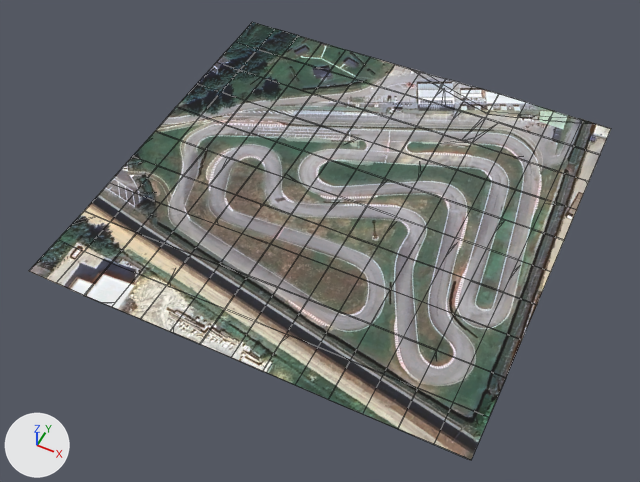
A saved change to the Blender file CabanasRaras/CabanasRaras.blend.
Both versions are drawn from a 50 mm camera at (437.0, -954.0, 917.0) aimed at (51.0, -182.0, -48.0). Lighting does not change. The marker at lower left points along +X, +Y and +Z. Mesh edges are drawn as thin lines.

Script lines for the objects in view, before the commit:
```python
ob_buildingmesh_00023 = bpy.data.objects.new('BuildingMesh-00023', me_buildingmesh_00023)
ob_buildingmesh_00023.location = (-10.0, 58.0, -57.0)
ob_buildingmesh_00023.rotation_euler = (0.0, -1.571, -1.571)  # degrees (0, -90, -90)
ob_buildingmesh_00023.scale = (0.5, 0.5, 0.5)
```
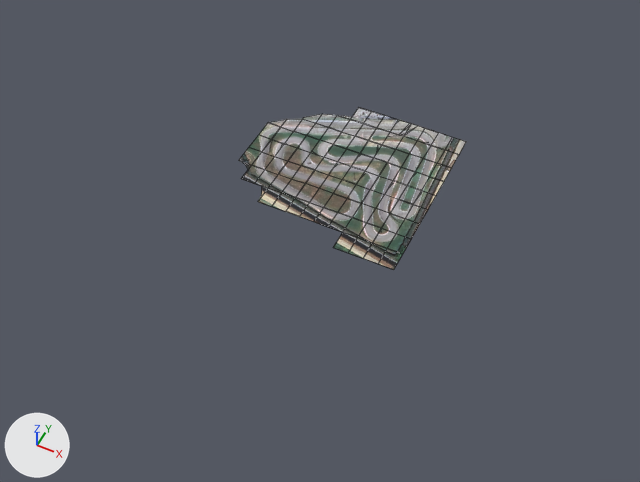
The change, as a list of edits to the scene's bpy script:
```text
Change me_buildingmesh_00023:
    used by ob_buildingmesh_00023; location = (-10.0, 58.0, -57.0); rotation_euler = (0.0, -1.571, -1.571), in degrees (0, -90, -90); scale = (0.5, 0.5, 0.5)
    remove me_buildingmesh_00023.from_pydata(...)  # 2837 vertices, 3909 faces; spans x 80.0..133.0, y -510.0..765.0, z -989.0..255.0
    add me_buildingmesh_00023.from_pydata(...)  # 1843 vertices, 2403 faces, 28 loose edges; spans x 84.0..126.0, y -418.0..765.0, z -989.0..128.0
    me_buildingmesh_00023 part 1: 23 loose pieces with 518 vertices, spanning x 80.0..133.0, y -510.0..713.0, z -989.0..252.0, are deleted
    me_buildingmesh_00023 part 2: 476 vertices removed from x 82.0..128.0, y -510.0..765.0, z -989.0..255.0
    remove me_buildingmesh_00023.materials.append(mat_buildingmat_00028)  # picture img_cabanasraras_00028_texture_png
    remove me_buildingmesh_00023.materials.append(mat_buildingmat_00029)  # picture img_cabanasraras_00029_texture_png
    remove me_buildingmesh_00023.materials.append(mat_buildingmat_00095)  # picture img_cabanasraras_00095_texture_png
Change ob_buildingmesh_00023:
    ob_buildingmesh_00023.location: (-10.0, 58.0, -57.0) -> (-10.0, 29.0, -28.0)
    ob_buildingmesh_00023.scale: (0.5, 0.5, 0.5) -> (0.25, 0.25, 0.25)
```

Boxes (x1, y1, x2, y2) around the edits, measured in the pictures (640 x 482 px):
'BuildingMesh-00023', reshaped, moved, rescaled (61% narrower, 63% shorter)
    before: (29, 22, 611, 460)
    after: (239, 108, 466, 270)
